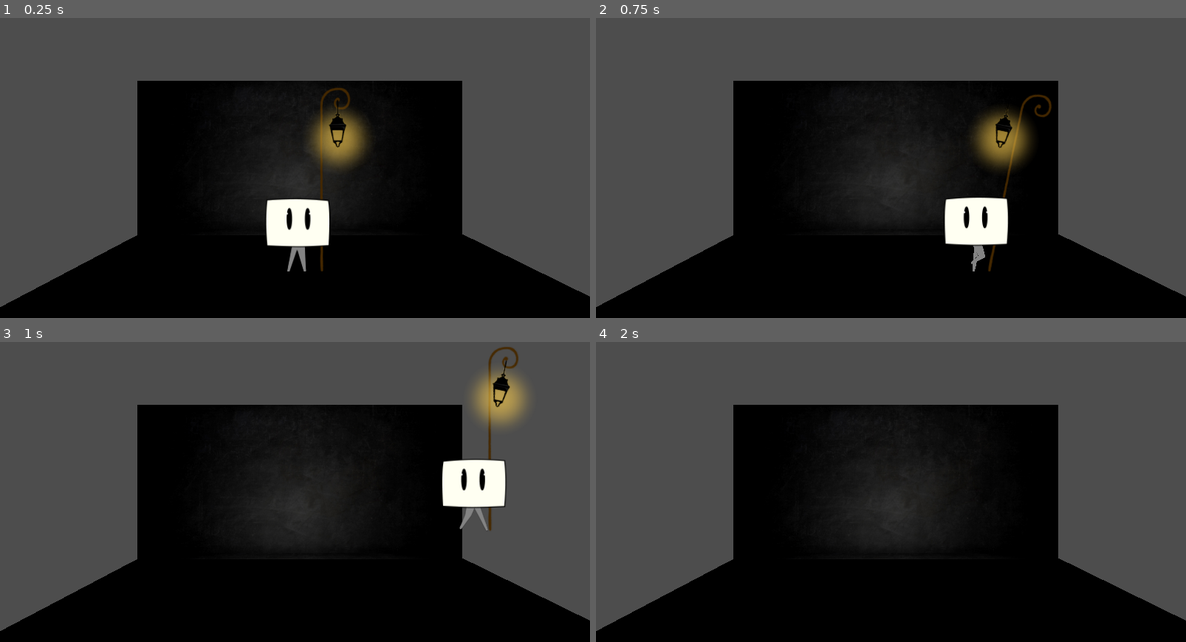
Above: before the commit, frames 1-4 (two rows, left to right).
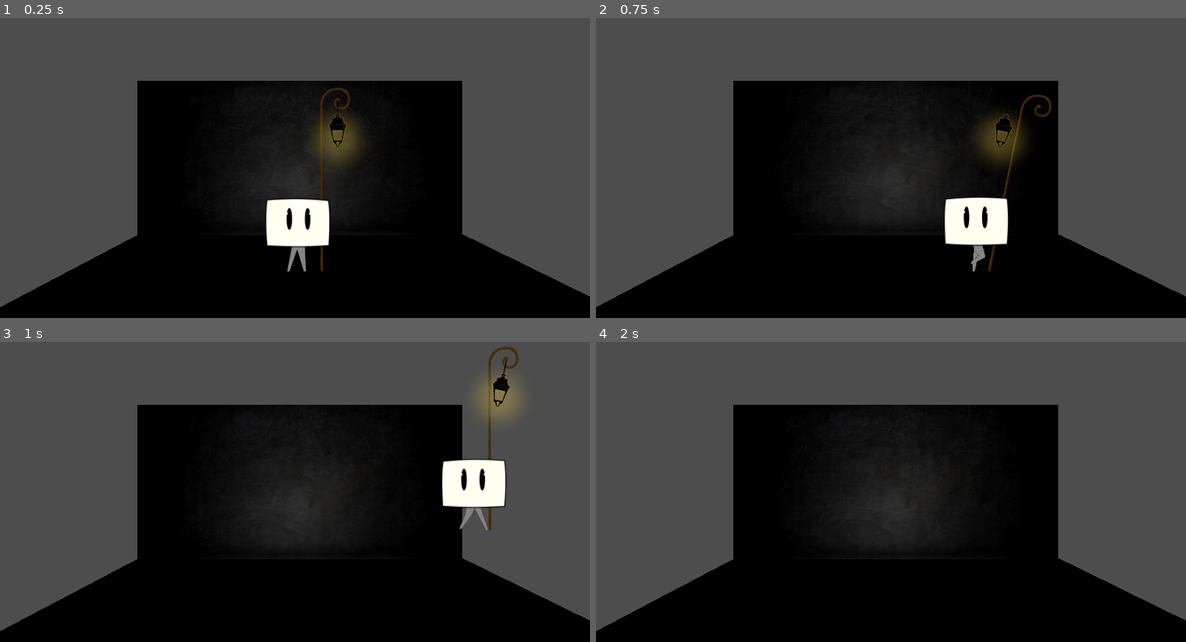
Above: after the commit, the same moments.

Repository: StormCreeper/TheBigBadChamallowKnight
Game: Godot game, scene res://scenes/proof_of_concept1.tscn
Two runs of this game, one before a commit and one after it. Both use one fixed random seed, a clock stepped at 60 frames per second and the inputs below.
Inputs:
- Up to frame 1 (0.25 s): no input
- Up to frame 2 (0.75 s): tap Enter at 0.5 s; hold D (move_right) from 0.53 s (still down); hold S (swing_stick) from 0.53 s (still down)
- Up to frame 3 (1 s): keep holding D (move_right); keep holding S (swing_stick); tap Space (jump) at 0.77 s
- Up to frame 4 (2 s): release D (move_right) at 1.28 s; release S (swing_stick) at 1.28 s; hold Down from 1.28 s (still down); tap S (swing_stick) at 1.35 s; tap Space (jump) at 1.52 s

The runs differ from the first frame. In frame 1, 1.1% of the frame differs, in the area x 53-63%, y 29-50%; in frame 2, 1.1%, in the area x 64-74%, y 30-50%; in frame 3, 0.9%; in frame 4, nothing differs.

Commit message:
[bug fix] dangle wiggles for walks AND swings

Diff:
--- a/scenes/Weapon.gd
+++ b/scenes/Weapon.gd
@@ -12,13 +12,13 @@
 func _process(delta):
 	pass
 
-#called when the player wants to swing its stick -by pressing the S button when I'm writting this
-#The function has to move the stick but also deal with the cute movements of the dangle
+#called when the player wants to swing its stick -by pressing the S button for now
+#The swing function has to move the stick but also deal with the movements of the dangle
 func swing():
 	if swing_finished : #the player cannot spam-click the swing
 		swing_finished = false
 		if stickType == "crosse" :
-			$Dangle/animation.play("crosse_swing")
+			$Dangle/animation.play("crosse_swing") #WHY DOESN'T IT SWING ???
 		$Stick/animation.play("swing")
 
 
@@ -26,12 +26,20 @@
 	if anim_name == "swing" :
 		swing_finished = true
 
-#handles the left/right deplacements of the player
+
+
+#handles the movements while the walk of the player
 func _on_player_idle():
-	$Dangle/animation.play("RESET")
+	if swing_finished :
+		$Dangle/animation.play("RESET")
 func _on_player_move_left():
 	if stickType == "crosse" :
 		$Dangle/animation.play("crosse_float_left")
 func _on_player_move_right():
 	if stickType == "crosse" :
 		$Dangle/animation.play("crosse_float_right")
+
+
+
+func _on_Dangle_animation_started(anim_name):
+	if anim_name != "RESET" : print(anim_name)
--- a/scenes/proof_of_concept1.tscn
+++ b/scenes/proof_of_concept1.tscn
@@ -117,64 +117,6 @@
 "values": [Vector3(0, 0, 0)]
 }
 
-[sub_resource type="Animation" id="Animation_nlf20"]
-resource_name = "crosse_swing"
-length = 0.3
-step = 0.05
-tracks/0/type = "value"
-tracks/0/imported = false
-tracks/0/enabled = true
-tracks/0/path = NodePath(".:position")
-tracks/0/interp = 1
-tracks/0/loop_wrap = true
-tracks/0/keys = {
-"times": PackedFloat32Array(0, 0.08, 0.1, 0.15, 0.3),
-"transitions": PackedFloat32Array(1, 1, 1, 1, 1),
-"update": 0,
-"values": [Vector3(0, 0, 0), Vector3(-1.36988, 1.4291, 0), Vector3(3.47301, -0.941548, 0), Vector3(5.018, -0.183, 0), Vector3(0, 0, 0)]
-}
-tracks/1/type = "value"
-tracks/1/imported = false
-tracks/1/enabled = true
-tracks/1/path = NodePath(".:rotation")
-tracks/1/interp = 1
-tracks/1/loop_wrap = true
-tracks/1/keys = {
-"times": PackedFloat32Array(0, 0.08, 0.1, 0.15, 0.3),
-"transitions": PackedFloat32Array(1, 1, 1, 1, 1),
-"update": 0,
-"values": [Vector3(0, 0, 0), Vector3(0, 0, -0.904971), Vector3(0, 0, 0), Vector3(0, 0, 0.460767), Vector3(0, 0, 0)]
-}
-
-[sub_resource type="Animation" id="Animation_nhtjl"]
-resource_name = "crosse_swing_back"
-length = 0.2
-step = 0.05
-tracks/0/type = "value"
-tracks/0/imported = false
-tracks/0/enabled = true
-tracks/0/path = NodePath(".:position")
-tracks/0/interp = 1
-tracks/0/loop_wrap = true
-tracks/0/keys = {
-"times": PackedFloat32Array(0, 0.05, 0.2),
-"transitions": PackedFloat32Array(1, 1, 1),
-"update": 0,
-"values": [Vector3(3.473, -0.942, 0), Vector3(5.0183, -0.18297, 0), Vector3(0, 0, 0)]
-}
-tracks/1/type = "value"
-tracks/1/imported = false
-tracks/1/enabled = true
-tracks/1/path = NodePath(".:rotation")
-tracks/1/interp = 1
-tracks/1/loop_wrap = true
-tracks/1/keys = {
-"times": PackedFloat32Array(0, 0.05, 0.2),
-"transitions": PackedFloat32Array(1, 1, 1),
-"update": 0,
-"values": [Vector3(0, 0, 0), Vector3(0, 0, 0.460435), Vector3(0, 0, 0)]
-}
-
 [sub_resource type="Animation" id="Animation_7hulr"]
 resource_name = "crosse_float_left"
 length = 0.4
@@ -234,13 +176,40 @@
 "values": [Vector3(0, 0, -0.13439), Vector3(0, 0, -0.293215)]
 }
 
+[sub_resource type="Animation" id="Animation_nlf20"]
+resource_name = "crosse_swing"
+length = 0.3
+tracks/0/type = "value"
+tracks/0/imported = false
+tracks/0/enabled = true
+tracks/0/path = NodePath(".:position")
+tracks/0/interp = 1
+tracks/0/loop_wrap = true
+tracks/0/keys = {
+"times": PackedFloat32Array(0, 0.08, 0.1, 0.15, 0.3),
+"transitions": PackedFloat32Array(1, 1, 1, 1, 1),
+"update": 0,
+"values": [Vector3(0, 0, 0), Vector3(-1.36988, 1.4291, 0), Vector3(3.47301, -0.941548, 0), Vector3(5.018, -0.183, 0), Vector3(0, 0, 0)]
+}
+tracks/1/type = "value"
+tracks/1/imported = false
+tracks/1/enabled = true
+tracks/1/path = NodePath(".:rotation")
+tracks/1/interp = 1
+tracks/1/loop_wrap = true
+tracks/1/keys = {
+"times": PackedFloat32Array(0, 0.08, 0.1, 0.15, 0.3),
+"transitions": PackedFloat32Array(1, 1, 1, 1, 1),
+"update": 0,
+"values": [Vector3(0, 0, 0), Vector3(0, 0, -0.904971), Vector3(0, 0, 0), Vector3(0, 0, 0.460767), Vector3(0, 0, 0)]
+}
+
 [sub_resource type="AnimationLibrary" id="AnimationLibrary_lm3yt"]
 _data = {
 "RESET": SubResource("Animation_bpjbj"),
 "crosse_float_left": SubResource("Animation_7hulr"),
 "crosse_float_right": SubResource("Animation_aivqo"),
-"crosse_swing": SubResource("Animation_nlf20"),
-"crosse_swing_back": SubResource("Animation_nhtjl")
+"crosse_swing": SubResource("Animation_nlf20")
 }
 
 [sub_resource type="SpriteFrames" id="SpriteFrames_3ugt5"]
@@ -411,7 +380,6 @@
 script = ExtResource("11_kya5q")
 
 [node name="Dangle" type="AnimatedSprite3D" parent="Player/Weapon"]
-transform = Transform3D(1, 0, 0, 0, 1, 0, 0, 0, 1, 0, 0, 0)
 sprite_frames = SubResource("SpriteFrames_hfbsl")
 animation = &"crosse"
 
@@ -439,4 +407,6 @@
 [connection signal="idle" from="Player" to="Player/Weapon" method="_on_player_idle"]
 [connection signal="move_left" from="Player" to="Player/Weapon" method="_on_player_move_left"]
 [connection signal="move_right" from="Player" to="Player/Weapon" method="_on_player_move_right"]
+[connection signal="animation_finished" from="Player/Weapon/Dangle/animation" to="Player/Weapon" method="_on_Dangle_animation_finished"]
+[connection signal="animation_started" from="Player/Weapon/Dangle/animation" to="Player/Weapon" method="_on_Dangle_animation_started"]
 [connection signal="animation_finished" from="Player/Weapon/Stick/animation" to="Player/Weapon" method="_on_stick_animation_finished"]
Not shown: 1 places in scenes/proof_of_concept1.tscn that only renumber resources
Binary file changed: sprites/sticks/crosse_dangle.png
Not shown, added: sprites/sticks/crosse_dangle.png~
